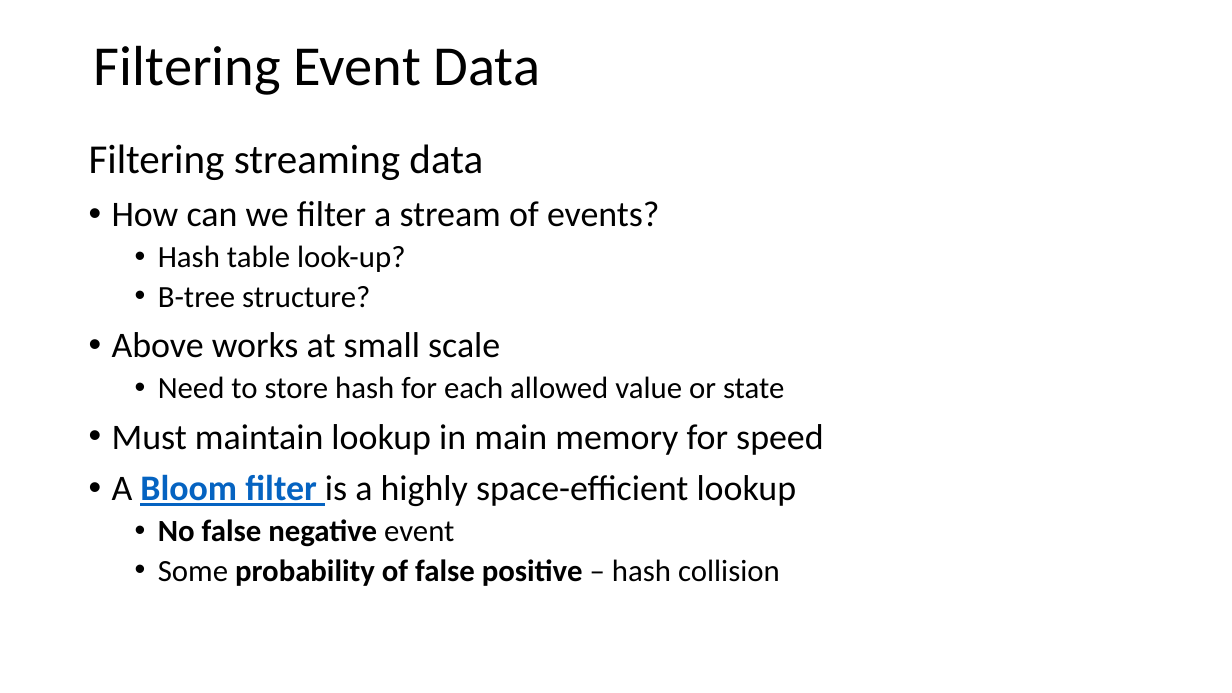
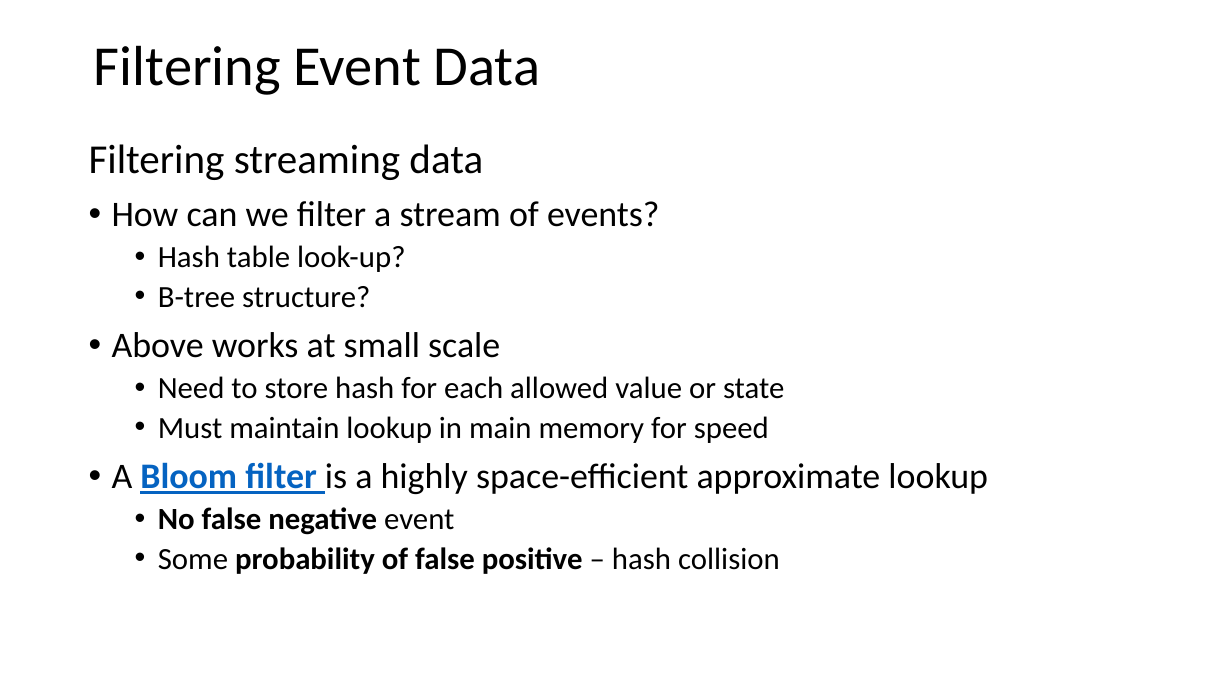
Before and after one commit to tenevian/Harvard-SSP-Data-Mining, a slide deck: slide 46 of slides/3_StreamingAnalytics.pptx (slide 44 before the commit). Drawn at 1232x693 pixels with LibreOffice and Linux fonts; fonts in the diff are those of the drawing. Boxes give left, top, right and bottom in pixels: in the first picture for what was removed or moved away, otherwise in the second. Text is boxed around its words. In the diff, an @@ line names an element or a change of style, - is before the commit and + after.

```diff
--- a/slides/3_StreamingAnalytics.pptx
+++ b/slides/3_StreamingAnalytics.pptx
@@ text at <box>158,416,769,443</box>: size 28 to 24 pt in "Must maintain lookup in main memory for ..."; list level 1 to 2 in "Must maintain lookup in main ..." @@
@@ text at <box>112,462,988,494</box>: text changed @@
-• A Bloom filter is a highly space-efficient lookup
+• A Bloom filter is a highly space-efficient approximate lookup
```
Also in this commit, not shown: 9 other slides changed, 2 slides added.
